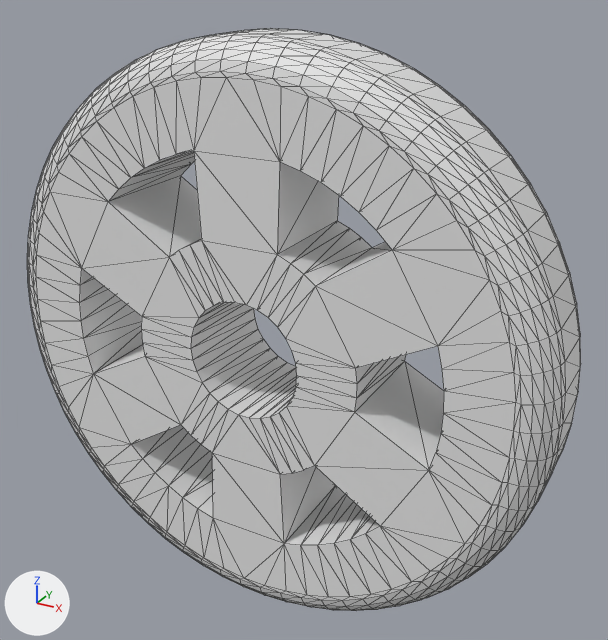
Before and after pictures for a commit that changed the COLLADA model meshes/dae/wheel.dae.
Camera for both pictures: a camera (50 mm lens) standing at (98.8, -163.9, 88.9) and looking at (5.7, 5.3, 4.3). The axes (+X, +Y, +Z) are drawn at lower left. The lights are the same throughout. Mesh edges are drawn as thin lines.

The first picture shows 'node'.
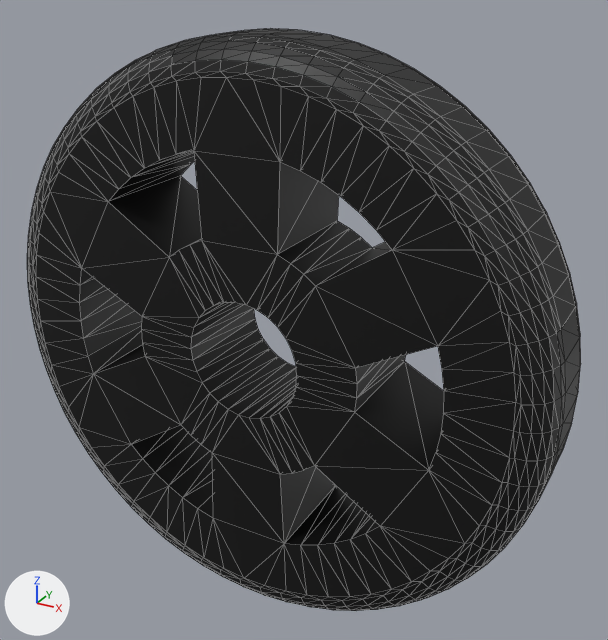
Commit message: color changee

Boxes (x1, y1, x2, y2) around the edits, measured in the pictures (608 x 640 px):
'node', recoloured (grey to black): (27, 29, 581, 611) in both

The change, as a list of edits to the scene's bpy script:
```text
Add mat_vertex_colours:
    mat_vertex_colours = bpy.data.materials.new('Vertex colours')
    mat_vertex_colours.use_nodes = True; mat_vertex_colours.node_tree.nodes.clear()
    _N = mat_vertex_colours.node_tree.nodes; _L = mat_vertex_colours.node_tree.links
    n0 = _N.new('ShaderNodeBsdfPrincipled'); n0.name = 'Principled BSDF'
    n1 = _N.new('ShaderNodeOutputMaterial'); n1.name = 'Material Output'
    n2 = _N.new('ShaderNodeVertexColor'); n2.name = 'Color Attribute'
    n2.layer_name = 'Col'
    _L.new(n0.outputs[0], n1.inputs[0])  # 'BSDF' to 'Surface'
    _L.new(n2.outputs[0], n0.inputs[0])  # 'Color' to 'Base Color'
Change me_shape0:
    where me_shape0.from_pydata(...)  # 1110 vertices, 2244 faces; spans x -73.0..73.0, y -14.5..14.5, z -72.9..72.9
    add me_shape0.materials.append(mat_vertex_colours)
```
